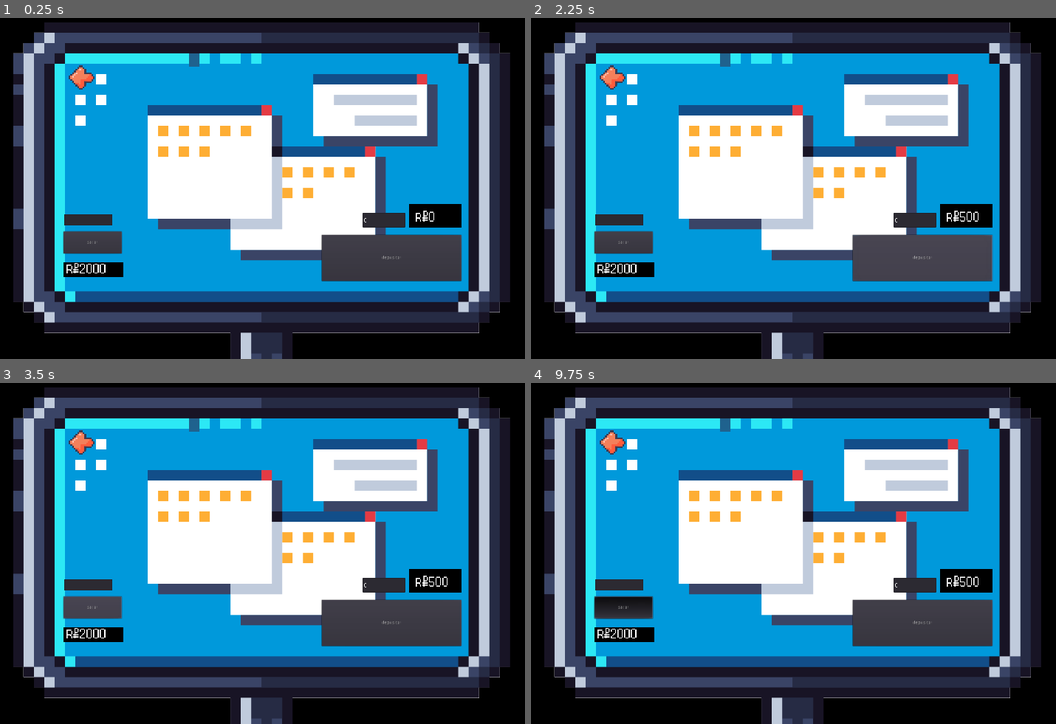
Above: before the commit, frames 1-4 (two rows, left to right).
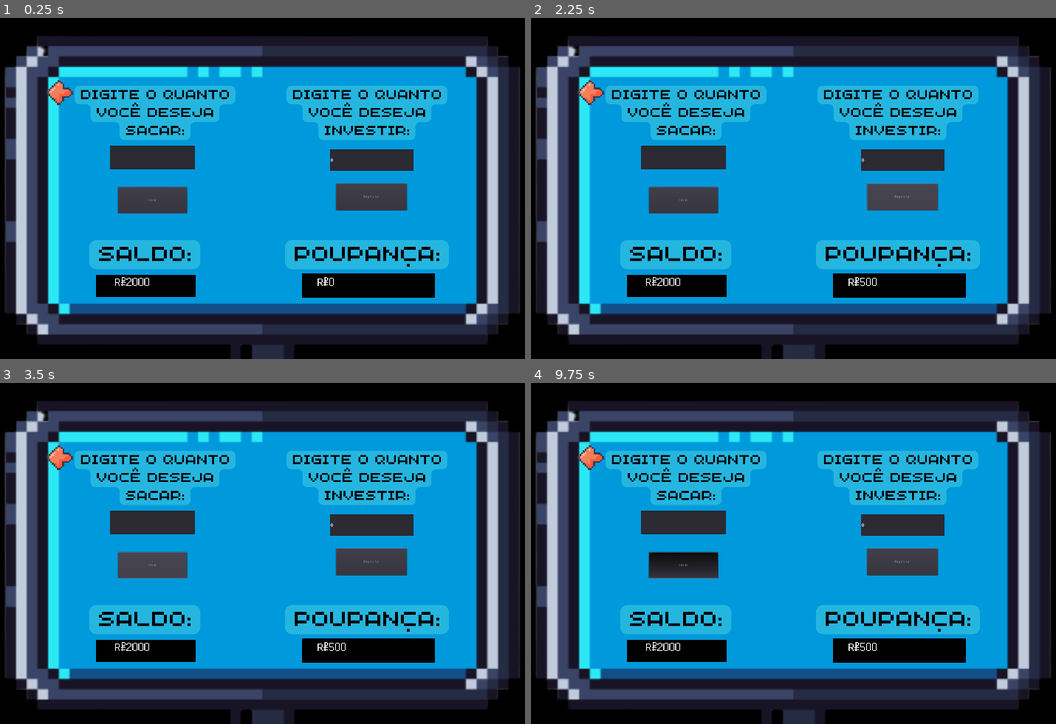
Above: after the commit, the same moments.

Repository: 2022M1T2-Inteli/Make-Me-Rich
Game: Godot game, scene res://Investir.tscn
The game is run twice, just before and just after one commit, with the same random seed, the same clock (stepped at 60 frames per second) and the same inputs. This scene is started directly instead of the project's main scene.
Inputs (mouse positions are in pixels of both pictures, inside the frame that each line leads up to):
- Up to frame 1 (0.25 s): no input
- Up to frame 2 (2.25 s): click (615, 75) at 0.5 s; click (804, 168) at 1.25 s; click "depositar" at 2 s
- Up to frame 3 (3.5 s): click "sacar" at 2.75 s
- Up to frame 4 (9.75 s): tap Enter (interacao) at 3.5, 4.35, 5, 6.5 s; move the mouse to (924, 533) at 3.52 s; hold Right (ui_right) 3.53-4.28 s; hold X (x) 3.53-4.28 s; tap Space at 4.25, 5.75, 7.25 s; move the mouse to (678, 567) at 4.27 s; hold Down (ui_down) 4.28-5.03 s; tap X (x) at 4.55, 5.3, 6.05, 6.8, 7.55, 8.85 s; move the mouse to (851, 475) at 5.02 s; hold Right (ui_right) 5.03-5.78 s; hold A (tecla_a) 5.03-5.78 s; move the mouse to (762, 621) at 5.77 s; hold Up (ui_up) 5.78-6.53 s; tap D (tecla_d) at 5.85 s; move the mouse to (972, 601) at 6.52 s; hold S (tecla_s) 6.53-7.28 s; hold Left (ui_left) 6.53-8.03 s; move the mouse to (615, 498) at 7.27 s; tap W (tecla_w) at 7.35 s; move the mouse to (825, 550) at 8.02 s; hold Down (ui_down) 8.03-8.78 s; hold X (x) 8.03-8.78 s; move the mouse to (704, 464) at 8.77 s; hold Right (ui_right) 8.78-9.53 s; move the mouse to (924, 533) at 9.52 s; hold Up (ui_up) from 9.53 s (still down); hold Enter (interacao) from 9.53 s (still down)

The runs differ from the first frame. In frame 1, 72% of the frame differs, in the area x 0-100%, y 1-100%; in frame 2, 71%; in frame 3, 72%; in frame 4, 72%.

Commit message:
tela investir

Diff:
--- a/src/godot/Investir.tscn
+++ b/src/godot/Investir.tscn
@@ -1,6 +1,6 @@
 [gd_scene load_steps=10 format=2]
 
-[ext_resource path="res://assets/computador.png" type="Texture" id=1]
+[ext_resource path="res://assets/comp investimento.png" type="Texture" id=1]
 [ext_resource path="res://assets/fundo.png" type="Texture" id=2]
 [ext_resource path="res://assets/pkmnfl.ttf" type="DynamicFontData" id=3]
 [ext_resource path="res://Investir.gd" type="Script" id=4]
@@ -36,84 +36,72 @@
 }
 
 [node name="computador" type="Sprite" parent="."]
-position = Vector2( 506, 432 )
-scale = Vector2( 0.568132, 0.568132 )
+position = Vector2( 511, 327 )
+scale = Vector2( 0.497446, 0.478451 )
 texture = ExtResource( 1 )
 
 [node name="ganharDinheiro" type="Button" parent="computador"]
-margin_left = 190.097
-margin_top = -82.7274
-margin_right = 616.097
-margin_bottom = 58.2726
+margin_left = 257.314
+margin_top = -64.7925
+margin_right = 504.314
+margin_bottom = 32.2075
 text = "depositar"
 __meta__ = {
 "_edit_use_anchors_": false
 }
 
 [node name="CapturaDeTela2022-02-22144254" type="Sprite" parent="computador"]
-position = Vector2( -506.925, 22.8818 )
-scale = Vector2( 0.140972, 0.0911636 )
+position = Vector2( -406.074, 305.151 )
+scale = Vector2( 0.27073, 0.157996 )
 texture = ExtResource( 2 )
 
 [node name="dinheiroPC" type="Label" parent="computador"]
-margin_left = -587.892
-margin_top = 7.04059
-margin_right = -521.892
-margin_bottom = 21.0406
+margin_left = -512.619
+margin_top = 277.98
+margin_right = -293.619
+margin_bottom = 328.98
 custom_fonts/font = SubResource( 1 )
-__meta__ = {
-"_edit_use_anchors_": false
-}
 
 [node name="extrairDinheiro" type="LineEdit" parent="computador"]
-margin_left = 315.068
-margin_top = -149.613
-margin_right = 445.068
-margin_bottom = -105.613
+margin_left = 235.201
+margin_top = -188.107
+margin_right = 528.201
+margin_bottom = -111.107
 custom_fonts/font = SubResource( 2 )
 text = "0"
-__meta__ = {
-"_edit_use_anchors_": false
-}
 
 [node name="CapturaDeTela2022-02-22144255" type="Sprite" parent="computador"]
-position = Vector2( 536.847, -140.812 )
-scale = Vector2( 0.123981, 0.146565 )
+position = Vector2( 369.889, 305.151 )
+scale = Vector2( 0.359229, 0.17737 )
 texture = ExtResource( 5 )
 
 [node name="conta" type="Label" parent="computador"]
-margin_left = 477.002
-margin_top = -151.373
-margin_right = 609.002
-margin_bottom = -133.373
+margin_left = 193.0
+margin_top = 278.0
+margin_right = 488.0
+margin_bottom = 330.0
 rect_scale = Vector2( 1.00163, 1 )
 custom_fonts/font = SubResource( 3 )
 text = "conta"
-__meta__ = {
-"_edit_use_anchors_": false
-}
 
 [node name="perderDinheiro" type="Button" parent="computador"]
-margin_left = -598.453
-margin_top = -93.2882
-margin_right = -420.453
-margin_bottom = -26.2882
+margin_left = -502.567
+margin_top = -52.2521
+margin_right = -261.567
+margin_bottom = 42.7479
 text = "sacar"
 __meta__ = {
 "_edit_use_anchors_": false
 }
 
 [node name="mao" type="LineEdit" parent="computador"]
-margin_left = -594.932
-margin_top = -146.093
-margin_right = -448.932
-margin_bottom = -111.093
-__meta__ = {
-"_edit_use_anchors_": false
-}
+margin_left = -530.711
+margin_top = -200.648
+margin_right = -233.711
+margin_bottom = -115.648
 
 [node name="setaVoltar" type="Sprite" parent="."]
-position = Vector2( 202, 109 )
+position = Vector2( 164, 135 )
 scale = Vector2( 0.057033, 0.057033 )
 texture = ExtResource( 6 )
 
--- a/src/godot/Node2D.tscn
+++ b/src/godot/Node2D.tscn
@@ -426,11 +426,10 @@
 shape = SubResource( 31 )
 
 [node name="setapopup" type="AnimatedSprite" parent="TrabalhoCenário"]
-position = Vector2( 190.314, -44.4063 )
+position = Vector2( -117.305, -234.313 )
 scale = Vector2( 0.0558588, 0.0430038 )
 frames = SubResource( 45 )
 animation = "SETAPOPUP"
-frame = 1
 playing = true
 
 [node name="botaoGui" type="Button" parent="."]
@@ -501,6 +500,7 @@
 scale = Vector2( 0.0291766, 0.0224995 )
 frames = SubResource( 45 )
 animation = "SETAPOPUP"
+frame = 1
 playing = true
 
 [node name="botaoVendedor" type="Button" parent="."]
@@ -543,6 +543,7 @@
 scale = Vector2( 0.0558588, 0.0430038 )
 frames = SubResource( 45 )
 animation = "SETAPOPUP"
+frame = 1
 playing = true
 
 [node name="setapopup2" type="AnimatedSprite" parent="MercadoJudite"]
@@ -608,6 +609,7 @@
 scale = Vector2( 0.0326528, 0.0243506 )
 frames = SubResource( 45 )
 animation = "SETAPOPUP"
+frame = 1
 playing = true
 
 [node name="botaoProf" type="Button" parent="."]
@@ -676,6 +678,7 @@
 scale = Vector2( 0.0558588, 0.0430038 )
 frames = SubResource( 45 )
 animation = "SETAPOPUP"
+frame = 1
 playing = true
 
 [node name="setapopup2" type="AnimatedSprite" parent="UniversidadeJudite"]
@@ -683,6 +686,7 @@
 scale = Vector2( 0.0558588, 0.0430038 )
 frames = SubResource( 45 )
 animation = "SETAPOPUP"
+frame = 1
 playing = true
 
 [node name="personagem" type="KinematicBody2D" parent="."]
@@ -1077,7 +1081,7 @@
 }
 
 [node name="relogio" type="Sprite" parent="personagem/CanvasLayer"]
-position = Vector2( 217.41, 31.75 )
+position = Vector2( 213, 31 )
 scale = Vector2( 0.470599, 0.428333 )
 texture = ExtResource( 38 )
 
@@ -1221,10 +1225,11 @@
 flat = true
 
 [node name="botaoFabrica" type="Button" parent="."]
-margin_left = 1507.0
-margin_top = -8086.0
-margin_right = 1586.0
-margin_bottom = -8042.0
+margin_left = 1148.0
+margin_top = -8329.0
+margin_right = 1184.0
+margin_bottom = -7974.0
+flat = true
 
 [connection signal="body_entered" from="CidadeJudite/portaFora" to="personagem" method="_on_portaFora_body_entered"]
 [connection signal="body_entered" from="CidadeJudite/portaFora" to="personagem" method="_on_Area2D_body_entered"]
Binary file added: src/godot/assets/comp investimento.png
Not shown, added: src/godot/assets/comp investimento.png.import
